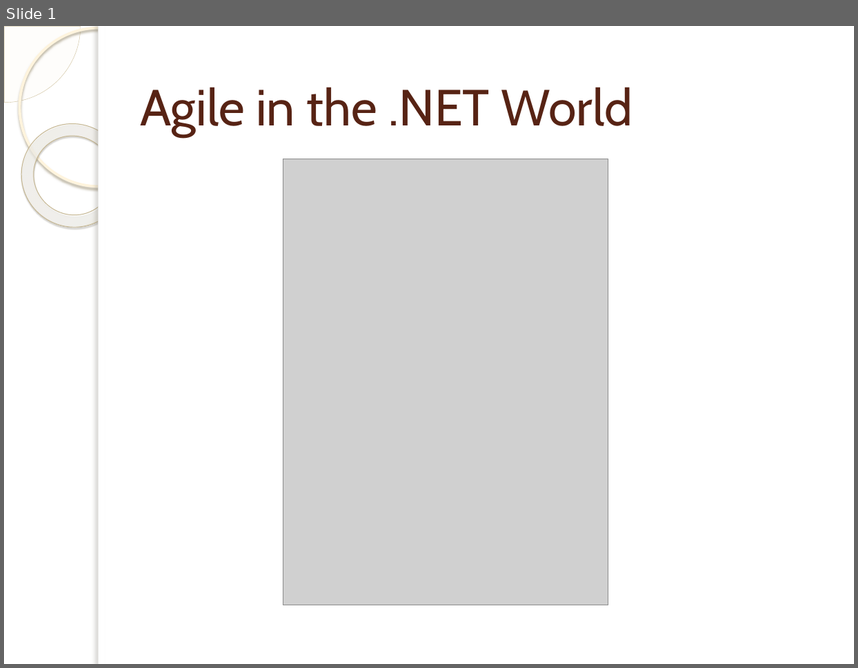
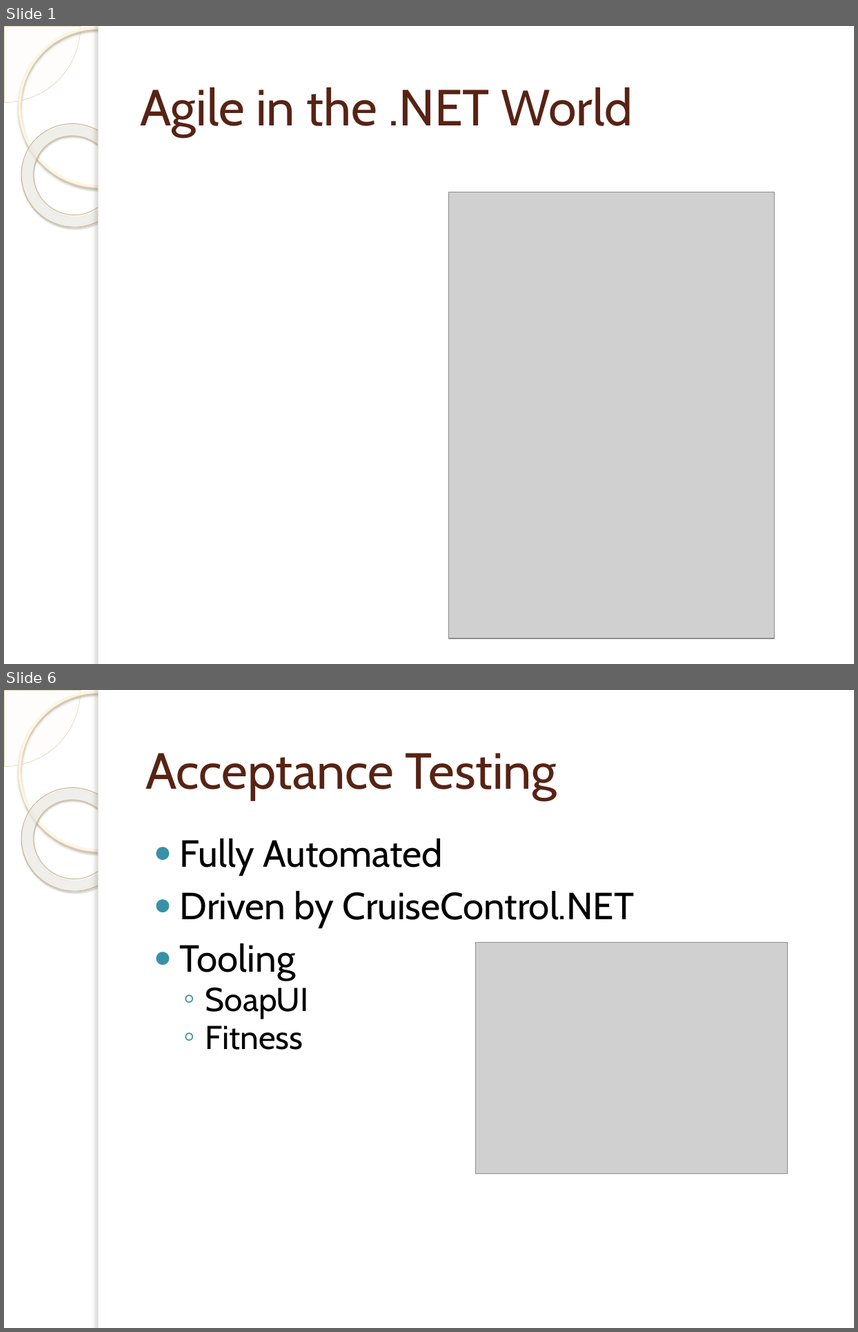
Before and after one commit to michelgrootjans/foresee, a slide deck: Agile.net/dotnet.pptx. Shown one above the other, each under a label of ours: slide 1 before the commit, slides 1 and 6 after it; the slides between them are not shown. The pictures are 858x668 and 858x1332 pixels, drawn with LibreOffice and Linux fonts; fonts in the diff are those of the drawing; grey boxes stand for pictures; background and template pictures are left out. Boxes give left, top, right and bottom in pixels: in the first picture for what was removed or moved away, otherwise in the second. Text is boxed around its words. In the diff, an @@ line names an element or a change of style, - is before the commit and + after.

```diff
--- a/Agile.net/dotnet.pptx
+++ b/Agile.net/dotnet.pptx
@@ slide 6 added at (x1=4, y1=690, x2=854, y2=1328), background picture (left out); not listed: 5 template elements that a slide beside it also shows @@
@@ title added at (x1=145, y1=753, x2=557, y2=800), 43 pt, text #572314 @@
+Acceptance Testing
@@ text added at (x1=180, y1=838, x2=635, y2=1049), 32 pt, text #000000 @@
+● Fully Automated
+● Driven by CruiseControl.NET
+● Tooling
+  ◦ SoapUI
+  ◦ Fitness
@@ picture added at (x1=476, y1=943, x2=788, y2=1174) @@
@@ slide 1 changed as well @@
@@ picture moved from (x1=283, y1=158, x2=608, y2=605) to (x1=448, y1=192, x2=774, y2=638) @@
```
Also in this commit, not shown: 4 other slides changed, 2 other slides added, 2 slides removed, 1 other file.
